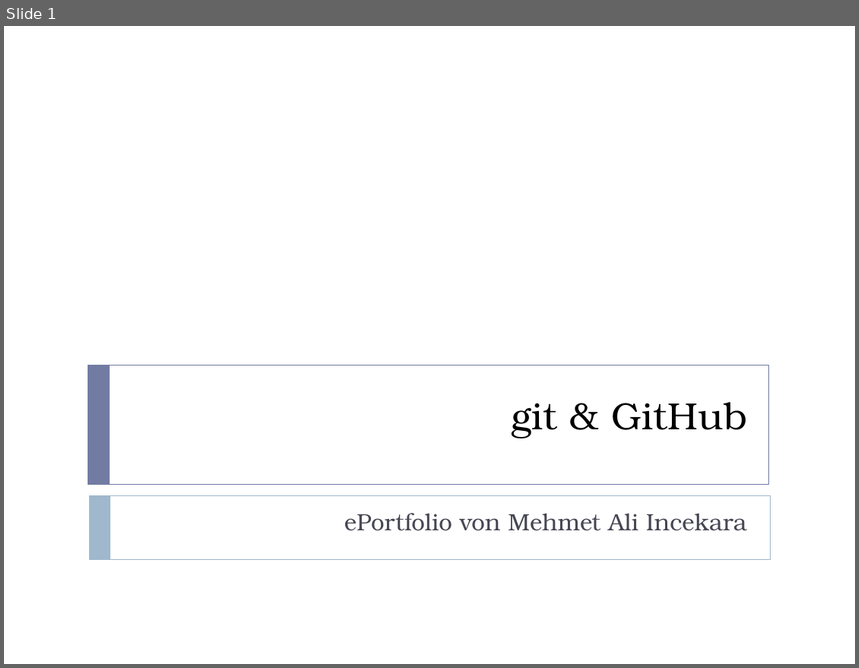
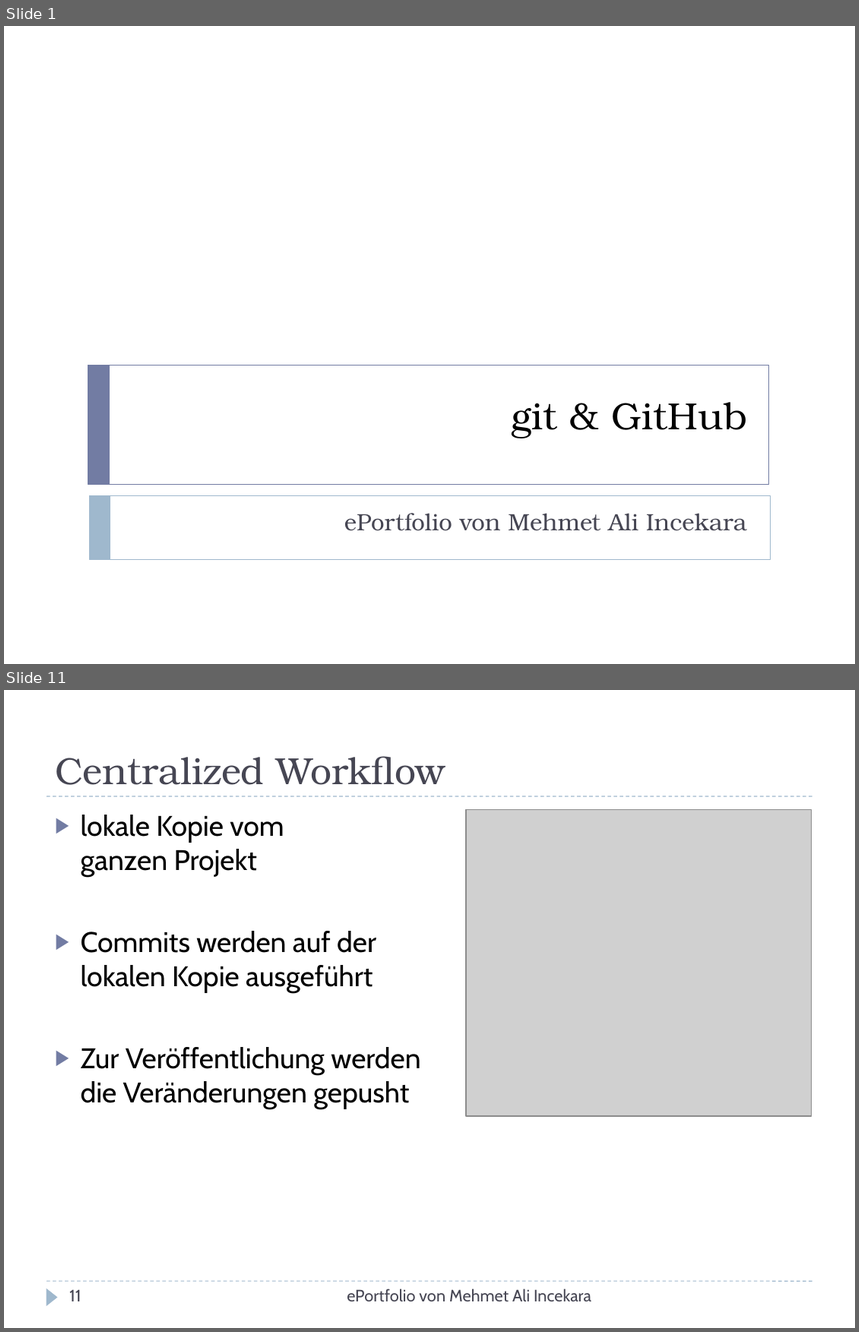
Before and after one commit to xnappy/ePortfolio, a slide deck: Git-und-GitHub.pptx. Shown one above the other, each under a label of ours: slide 1 before the commit, slides 1 and 11 after it; the slides between them are not shown. The pictures are 859x668 and 859x1332 pixels, drawn with LibreOffice and Linux fonts; fonts in the diff are those of the drawing; grey boxes stand for pictures. Boxes give left, top, right and bottom in pixels: in the first picture for what was removed or moved away, otherwise in the second. Text is boxed around its words. In the diff, an @@ line names an element or a change of style, - is before the commit and + after.

```diff
--- a/Git-und-GitHub.pptx
+++ b/Git-und-GitHub.pptx
@@ slide 11 added at [4, 690, 855, 1328], background #FFFFFF @@
@@ title added at [55, 756, 446, 785], 32 pt, text #464653 @@
+Centralized Workflow
@@ line added from (47, 796) to (813, 796), #9FB8CD 0.75 pt dashed @@
@@ text added at [81, 815, 420, 1109], 24 pt, text #000000 @@
+▶ lokale Kopie vom
+  ganzen Projekt
+▶ Commits werden auf der
+  lokalen Kopie ausgeführt
+▶ Zur Veröffentlichung werden
+  die Veränderungen gepusht
@@ picture added at [466, 810, 812, 1116] @@
@@ line added from (47, 1281) to (813, 1281), #9FB8CD 0.75 pt dashed @@
@@ triangle added at [47, 1288, 58, 1306], fill #9FB8CD @@
@@ page number added at [69, 1290, 81, 1302], 14 pt, text #464653 @@
+11
@@ text added at [347, 1289, 591, 1302], 14 pt, text #464653 @@
+ePortfolio von Mehmet Ali Incekara
```
Also in this commit, not shown: 13 slides changed, 3 other slides added, 3 other files.
